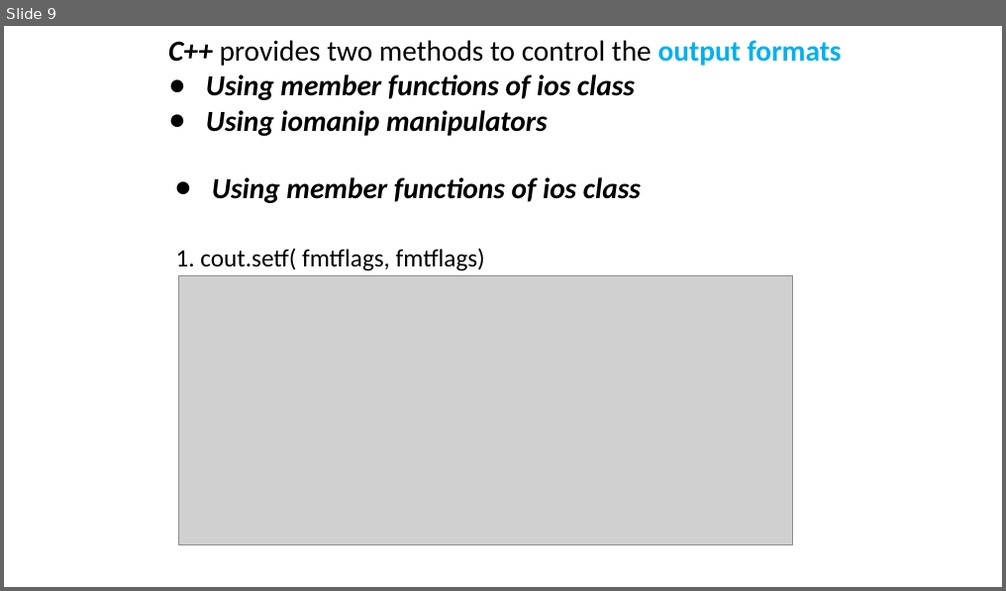
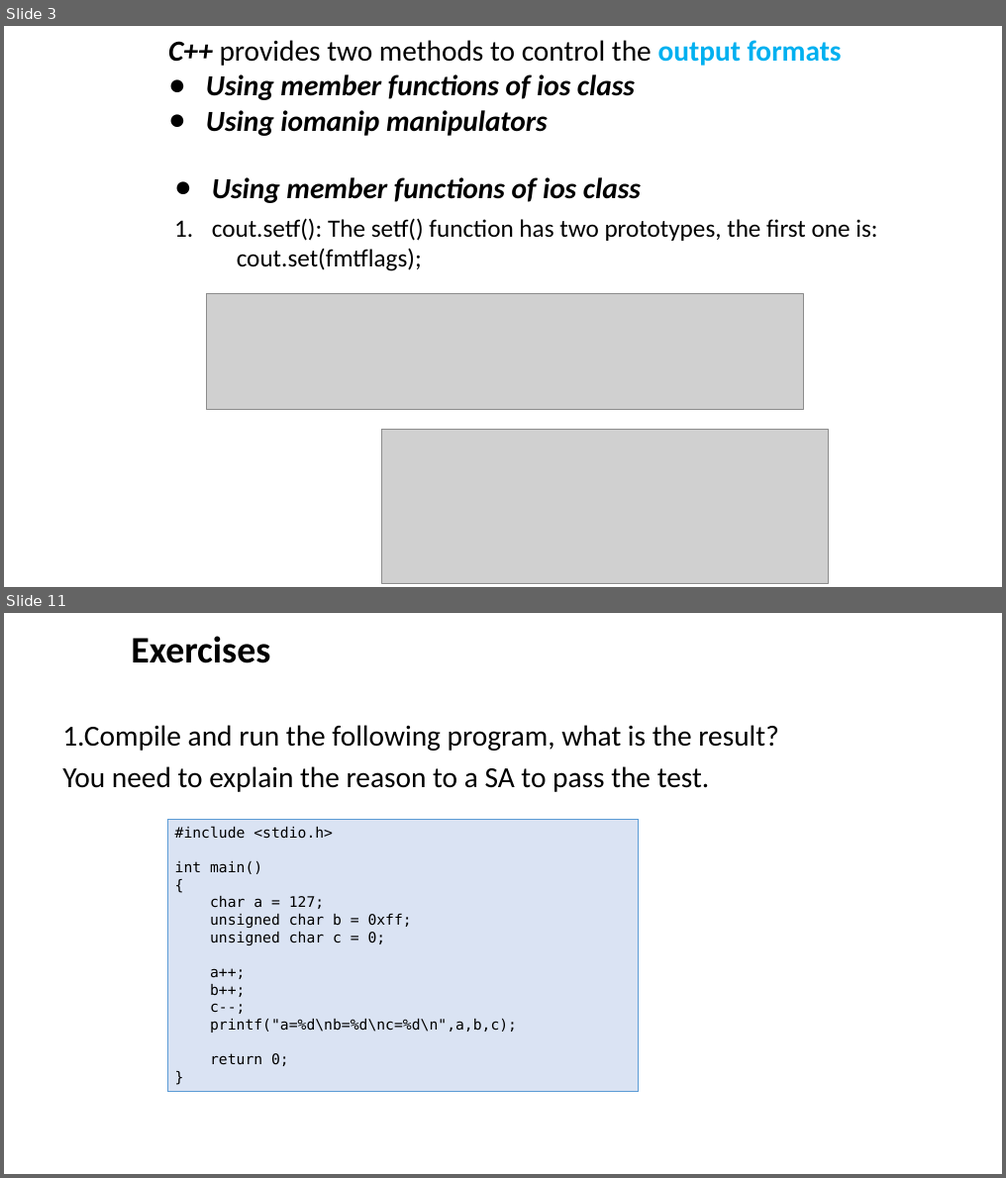
Before and after one commit to ShiqiYu/CPP, a slide deck: week02/Lab02.pptx. Shown one above the other, each under a label of ours: slide 9 before the commit, slides 3 and 11 after it; the slides between them are not shown. The pictures are 1006x591 and 1006x1178 pixels, drawn with LibreOffice and Linux fonts; fonts in the diff are those of the drawing; grey boxes stand for pictures; background and template pictures are left out. Boxes give left, top, right and bottom in pixels: in the first picture for what was removed or moved away, otherwise in the second. Text is boxed around its words. In the diff, an @@ line names an element or a change of style, - is before the commit and + after.

```diff
--- a/week02/Lab02.pptx
+++ b/week02/Lab02.pptx
@@ slide 11 added at [4, 613, 1002, 1174], background #FFFFFF @@
@@ text added at [131, 636, 270, 663], 36 pt, text #000000, bold @@
+Exercises
@@ text added at [62, 725, 779, 792], 28 pt, text #000000 @@
+1.Compile and run the following program, what is the result?
+You need to explain the reason to a SA to pass the test.
@@ rectangle added at [168, 820, 639, 1092], fill #DAE3F3, outline #5B9BD5 0.75 pt, 14 pt, text #000000 @@
+#include <stdio.h>
+int main()
+{
+char a = 127;
+unsigned char b = 0xff;
+unsigned char c = 0;
+a++;
+b++;
+c--;
+printf("a=%d\nb=%d\nc=%d\n",a,b,c);
+return 0;
+}
@@ what was slide 9 is now slide 3 @@
@@ slide 3 changed as well @@
@@ text at [212, 218, 877, 272]: text changed @@
-1. cout.setf( fmtflags, fmtflags)
+1. cout.setf(): The setf() function has two prototypes, the first one is:
+cout.set(fmtflags);
@@ picture removed at [179, 276, 793, 545] @@
@@ picture added at [206, 294, 804, 409] @@
@@ picture added at [382, 429, 829, 583] @@
```
Also in this commit, not shown: 5 other slides changed, 8 other slides added, 11 slides removed.
